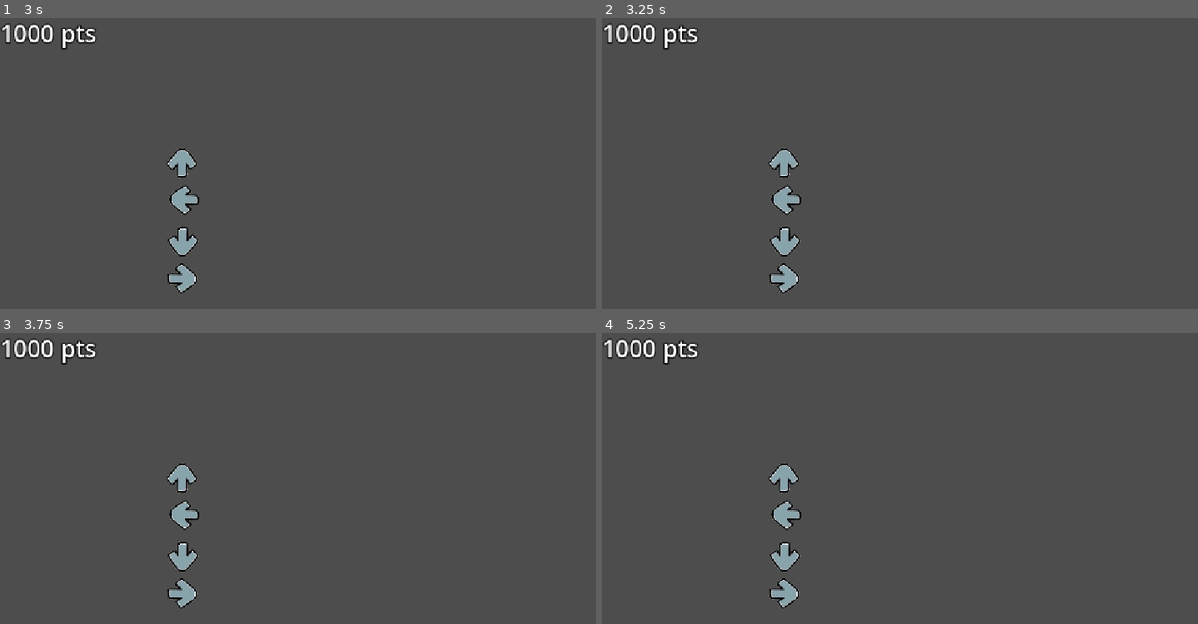
Above: before the commit, frames 1-4 (two rows, left to right).
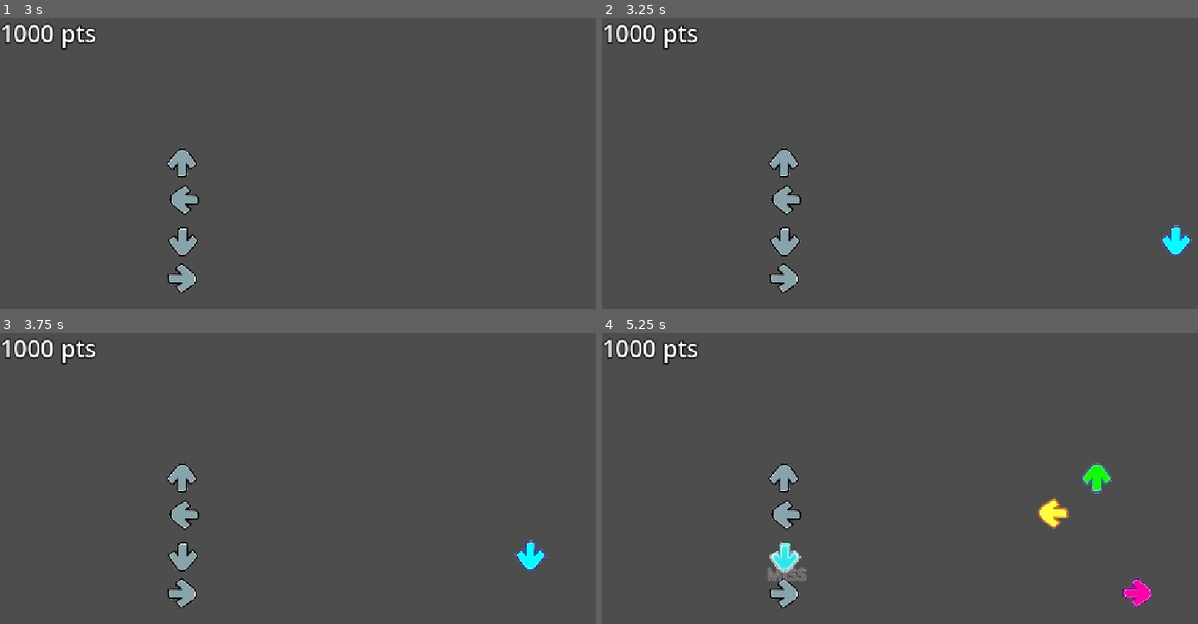
Above: after the commit, the same moments.

Repository: Gabimenyan/GameJam-AfterHours
Game: Godot game, scene res://RhythmGameSceneFolder/main.tscn
Same seed, same stepped clock (60 frames per second), same inputs: the game is played once before the commit and once after it. Sound files missing from this copy of the repository are replaced by a short silence.
Inputs:
- Up to frame 1 (3 s): tap A (A-Lane2) at 0.6 s; tap Enter at 1.25, 2.75 s; tap D (D-Lane4) at 1.35 s; tap Space at 2 s; tap S (S-Lane3) at 2.1 s; tap W (W-Lane1) at 2.85 s
- Up to frame 2 (3.25 s): no input
- Up to frame 3 (3.75 s): tap A (A-Lane2) at 3.6 s
- Up to frame 4 (5.25 s): tap D (D-Lane4) at 4.35 s; tap S (S-Lane3) at 5.1 s

Frame 1 is identical in both runs. In frame 2, 0.3% of the frame differs, in the area x 93-100%, y 71-82%; in frame 3, 0.3%; in frame 4, 1.5%, in the area x 27-93%, y 44-95%.

Commit message:
Add files via upload

Diff:
--- a/RhythmGameSceneFolder/level_editor.tscn
+++ b/RhythmGameSceneFolder/level_editor.tscn
@@ -6,3 +6,5 @@
 script = ExtResource("1_cntec")
 
 [node name="MusicPlayer" type="AudioStreamPlayer2D" parent="." unique_id=1010317132]
+
+[connection signal="finished" from="MusicPlayer" to="." method="_on_music_player_finished"]
--- a/ScriptForNotesKeysEtc/key_listener.gd
+++ b/ScriptForNotesKeysEtc/key_listener.gd
@@ -21,6 +21,9 @@
 	Signals.CreateFallingKey.connect(CreateFallingKey)
 # Called every frame. 'delta' is the elapsed time since the previous frame.
 func _process(delta: float) -> void:
+
+	if Input.is_action_just_pressed(key_name):
+		Signals.KeyListenerPress.emit(key_name, frame)
 
 	if falling_key_queue.size() > 0:
 		if falling_key_queue.front().has_passed:
--- a/ScriptForNotesKeysEtc/level_editor.gd
+++ b/ScriptForNotesKeysEtc/level_editor.gd
@@ -3,25 +3,36 @@
 const in_edit_mode: bool = false
 var current_level_name = "RHYTHM_HELL"
 
+#fk is for FUCK sjssjssj joking its for falling key
+#Time it takes for falling key
+var fk_fall_time: float = 1.53
+var fk_output_arr = [[], [], [], []]
+
 var level_info = {
 	"RHYTHM_HELL"={
-		"fk_times": "[[1, 1.5, 2],[2],[3],[4]]",
-		"music": load("res://Music/Clement Panchout_ Kick Me Harder_ 2001.wav")
+		"fk_times": "[[4.28599998474121, 7.72066661834717, 8.00866672515869, 8.1686665725708, 8.39266654968262, 11.5180003356934, 12.488666267395], [3.75266668319702, 11.8166663360596, 12.7766663742065], [3.19800016403198, 7.35799953460693, 11.2833335113525, 12.2966668319702], [4.7660000038147, 8.80866691589356, 12.904666633606]]",
+		"music": load("res://Rhythm Hell (1).wav")
 
 	}
 
 }
+#[[1,4,5,7,.10,12],[2,3,5,7,8],[3],[4]]
+
 
 # Called when the node enters the scene tree for the first time.
 func _ready() -> void:
+
+	$MusicPlayer.stream = level_info.get(current_level_name).get("music")
+	$MusicPlayer.play()
 	if in_edit_mode:
-		pass
+		Signals.KeyListenerPress.connect(KeyListenerPress)
 	else:
 		var fk_times = level_info.get(current_level_name).get("fk_times")
 		var fk_times_arr = str_to_var(fk_times)
-		print(fk_times_arr[0])
+
 		var counter: int = 0
 		for key in fk_times_arr:
+
 			var button_name:String = ""
 			match counter:
 				0:
@@ -33,9 +44,16 @@
 				3:
 					button_name = "D-Lane4"
 			for delay in key:
-				SpawnFallingKey("",delay)
+				SpawnFallingKey(button_name,delay)
 			counter +=1
 
+func KeyListenerPress(button_name: String, array_num: int):
+	#print(str(array_num) + " " + str($MusicPlayer.get_playback_position() ))
+	fk_output_arr[array_num].append($MusicPlayer.get_playback_position() - fk_fall_time)
 func SpawnFallingKey(button_name: String, delay: float):
 	await get_tree().create_timer(delay).timeout
 	Signals.CreateFallingKey.emit(button_name)
+
+
+func _on_music_player_finished() -> void:
+	print(fk_output_arr)
--- a/ScriptForNotesKeysEtc/signals.gd
+++ b/ScriptForNotesKeysEtc/signals.gd
@@ -5,3 +5,4 @@
 signal IncrementCombo()
 signal ResetCombo()
 signal CreateFallingKey(button_name: String)
+signal KeyListenerPress(button_name: String, array_num: int)
Not shown, added: Rhythm Hell (1).wav.import
Not shown, added: Rhythm Hell (1).wav
